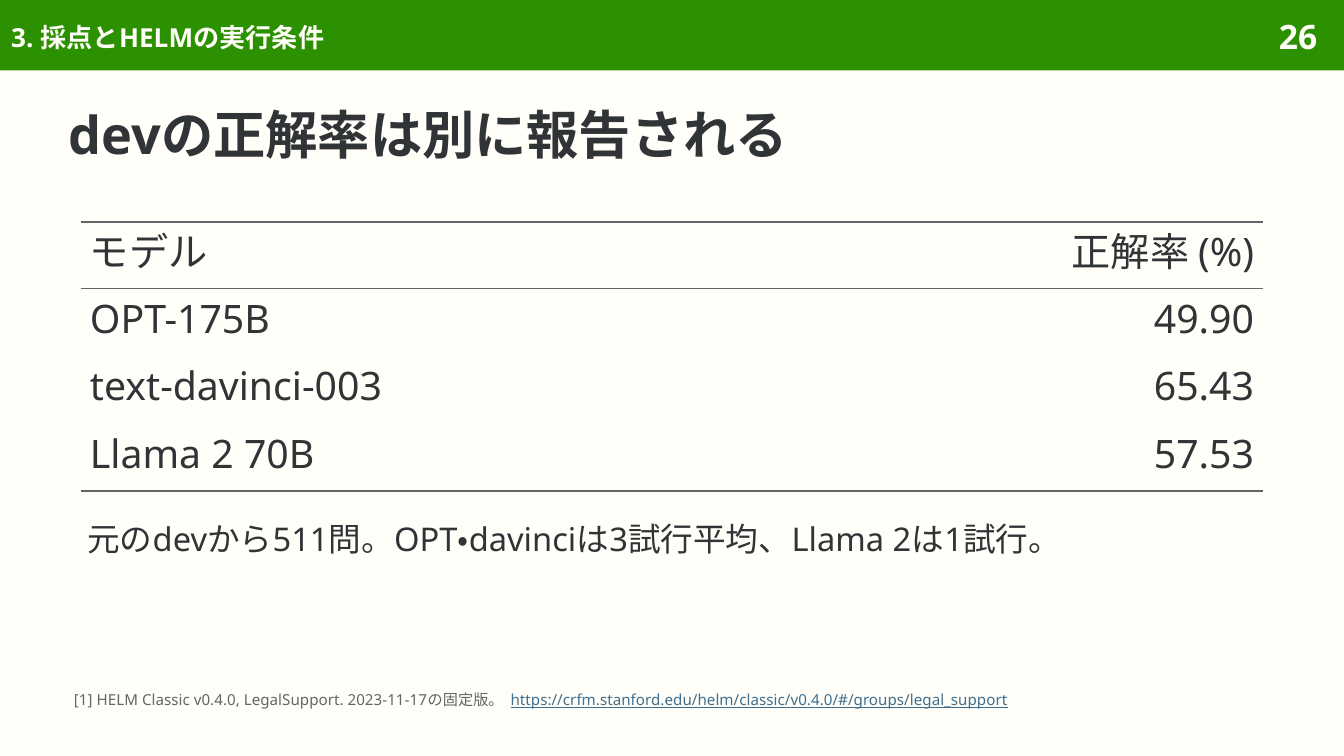
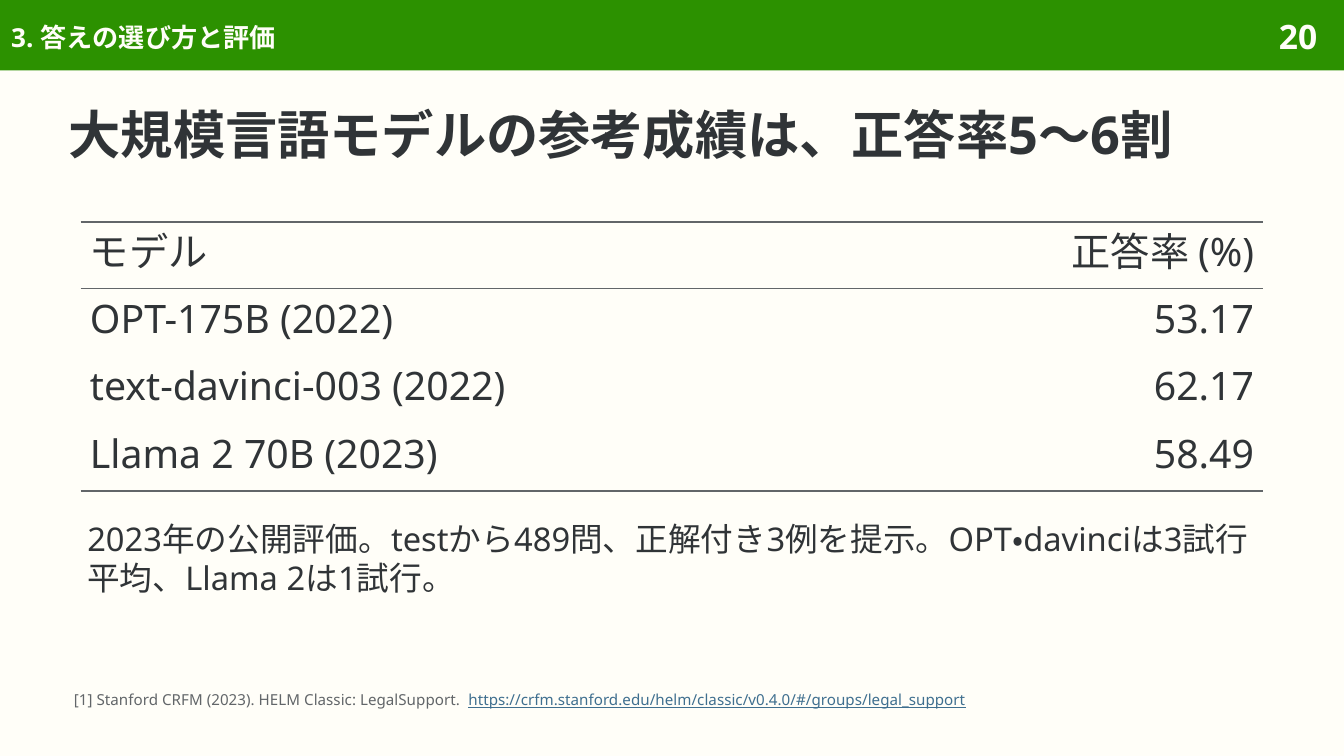
Before and after one commit to sasakiy84/datasets-in-10-minutes, a slide deck: slide 20 of slides/datasets-in-10-minutes-legal-support.pptx (slide 26 before the commit). Drawn at 1344x756 pixels with LibreOffice and Linux fonts; fonts in the diff are those of the drawing. Boxes give left, top, right and bottom in pixels: in the first picture for what was removed or moved away, otherwise in the second. Text is boxed around its words. In the diff, an @@ line names an element or a change of style, - is before the commit and + after.

Commit message:
Rebuild LegalSupport around citation evidence, examples and data use

```diff
--- a/slides/datasets-in-10-minutes-legal-support.pptx
+++ b/slides/datasets-in-10-minutes-legal-support.pptx
@@ title at <box>11,24,276,50</box>: text changed @@
-3. 採点とHELMの実行条件
+3. 答えの選び方と評価
@@ page number at <box>1279,24,1317,50</box>: text changed @@
-26
+20
@@ title at <box>69,108,1173,159</box>: text changed @@
-devの正解率は別に報告される
+大規模言語モデルの参考成績は、正答率5〜6割
@@ table at <box>81,222,1263,491</box> @@
-row 1, column 2: 正解率 (%)
+row 1, column 2: 正答率 (%)
-row 2, column 1: OPT-175B
+row 2, column 1: OPT-175B (2022)
-row 2, column 2: 49.90
+row 2, column 2: 53.17
-row 3, column 1: text-davinci-003
+row 3, column 1: text-davinci-003 (2022)
-row 3, column 2: 65.43
+row 3, column 2: 62.17
-row 4, column 1: Llama 2 70B
+row 4, column 1: Llama 2 70B (2023)
-row 4, column 2: 57.53
+row 4, column 2: 58.49
@@ text at <box>87,523,1248,593</box>: text changed @@
-元のdevから511問。OPT・davinciは3試行平均、Llama 2は1試行。
+2023年の公開評価。testから489問、正解付き3例を提示。OPT・davinciは3試行平均、Llama 2は1試行。
@@ text at <box>74,693,965,709</box>: text changed @@
-[1] HELM Classic v0.4.0, LegalSupport. 2023-11-17の固定版。 https://crfm.stanford.edu/helm/classic/v0.4.0/#/groups/legal_support
+[1] Stanford CRFM (2023). HELM Classic: LegalSupport. https://crfm.stanford.edu/helm/classic/v0.4.0/#/groups/legal_support
```
Also in this commit, not shown: 32 other slides changed, 3 slides added, 24 slides removed, 39 other files.
